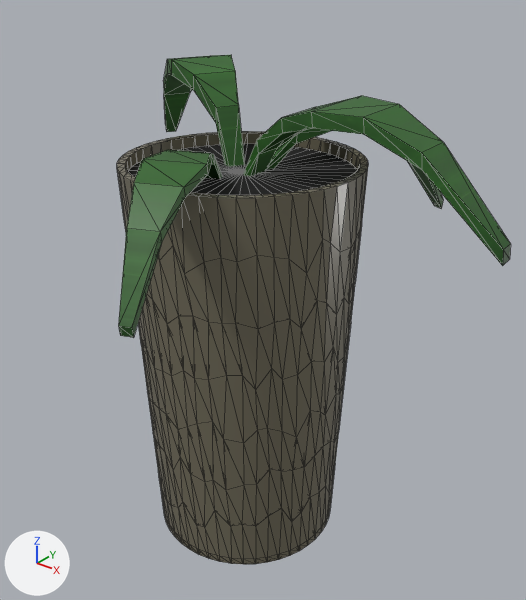
Renders of the glTF model models/objects/enviroments/11/11_deco_plant.glb from each side of a commit.
Both versions are drawn from a camera (50 mm lens) standing at (0.741, -0.875, 1.003) and looking at (0.022, 0.024, 0.445). Lighting does not change. The marker at lower left points along +X, +Y and +Z. The picture after the commit comes second. Mesh edges are drawn as thin lines. Vertices at exactly the same position are counted once.

Names of what the first picture shows: 'Intact'.
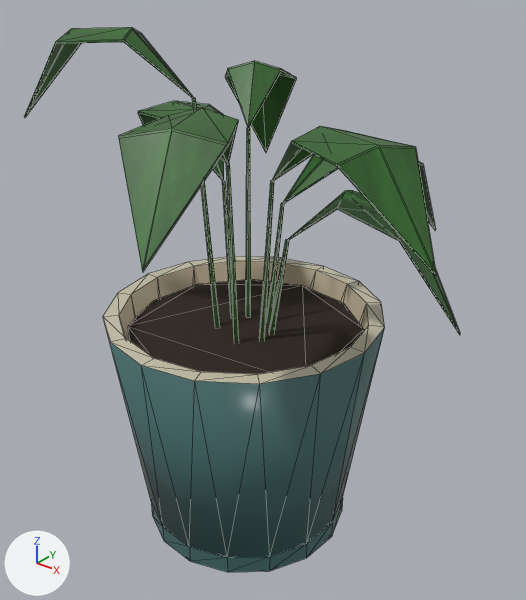
Patch to the scene script:
```diff
--- a/models/objects/enviroments/11/11_deco_plant.glb.py
+++ b/models/objects/enviroments/11/11_deco_plant.glb.py
@@ mat_deep_green_leaf_redesigned @@
+mat_deep_green_leaf_redesigned = bpy.data.materials.new('Deep_Green_Leaf_Redesigned')
+# uses the picture img_11_deco_plant_leaf_basecolor
+# uses the picture img_11_deco_plant_leaf_normal
+# uses the picture img_11_deco_plant_leaf_orm
@@ me_intact @@
-me_intact.from_pydata(...)  # 979 vertices, 2976 faces; spans x -0.397..0.397, y -0.385..0.385, z -0.417..0.417
-me_intact.materials.append(mat_matte_ceramic)
-me_intact.materials.append(mat_deep_green_leaf)
-me_intact.materials.append(mat_rich_soil)
+me_intact.from_pydata(...)  # 272 vertices, 512 faces; spans x -0.387..0.387, y -0.393..0.393, z -0.446..0.446
+# me_intact part 1: a new loose piece, a 12-sided cylinder along z spanning x -0.215..0.202, y -0.237..0.18, z -0.071..-0.053, in mat_dark_soil (black #2b1f16)
+# me_intact part 2: the loose piece of 818 vertices spanning x -0.236..0.161, y -0.22..0.177, z -0.417..0.282 is rebuilt with 80 vertices and now spans x -0.252..0.238, y -0.274..0.216, z -0.446..-0.016
+# me_intact part 3: the loose piece of 49 vertices spanning x -0.223..0.148, y -0.207..0.164, z 0.262 is deleted
+# me_intact part 4
+# 112 vertices are removed from x -0.397..0.397, y -0.385..0.385, z 0.13..0.417
+# 200 faces are deleted
+# 157 vertices are added at x -0.387..0.387, y -0.393..0.393, z -0.057..0.446
+# 6 new vertices lie (0.007, 0.0, 0.0) away from vertices in x -0.081..0.064, y -0.099..0.044, z 0.164..0.344
+# 5 new vertices lie (0.006, -0.006, 0.001) away from vertices in x -0.059..0.01, y -0.052..0.025, z -0.057..-0.056
+# 84 new faces join them, mat_forest_stems (dark green #346124)
+# 196 new faces join them, mat_deep_green_leaf_redesigned
+me_intact.materials.append(mat_glazed_slate_ceramic)  # dark cyan #466e6d
+me_intact.materials.append(mat_ivory_rim)  # pale yellow #cdc7af
+me_intact.materials.append(mat_warm_unglazed_interior)  # beige #afa289
+me_intact.materials.append(mat_dark_soil)  # black #2b1f16
+me_intact.materials.append(mat_forest_stems)  # dark green #346124
+me_intact.materials.append(mat_deep_green_leaf_redesigned)
@@ ob_intact @@
 ob_intact = bpy.data.objects.new('Intact', me_intact)
-ob_intact.location = (0.037, 0.021, 0.415)
+ob_intact.location = (0.007, 0.029, 0.446)
```

Where the change shows, as pixel boxes (x1, y1, x2, y2) in the pictures (526 x 600 px; the box of a moved part takes in the faces that stretch with it):
'Intact', reshaped, moved (11% wider, 7% taller): before (117, 55, 510, 564); after (24, 27, 460, 572)
part 1 of me_intact, added: after (128, 280, 363, 374)
part 2 of me_intact, rebuilt (12% wider, 27% shorter): before (117, 131, 368, 564); after (103, 256, 385, 572)
part 3 of me_intact, deleted: before (128, 144, 357, 195)
part 4 of me_intact, moved or reshaped: before (119, 55, 510, 338); after (24, 27, 460, 342)
